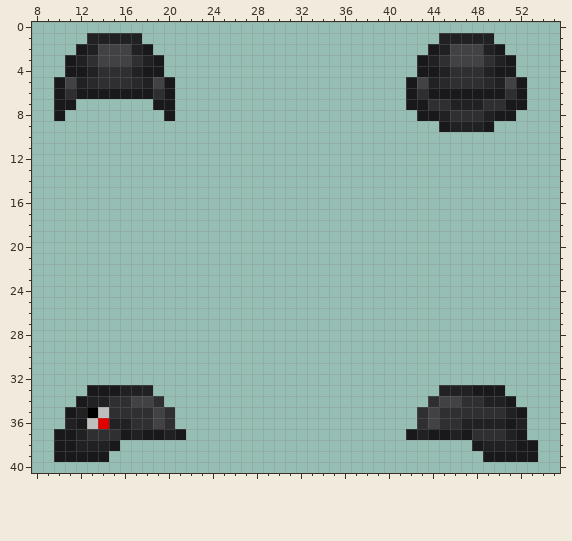
Pixel-art sprite -- Resources/Textures/Fractions/Clothing/German/Head/Helmets/stahlhelm_black.rsi/equipped-HELMET.png. Above: the version before the commit.
The file is 64x64 pixels. Colours within 5 levels of each other are drawn and written as one. Shown: x 8..55, y 0..40. The old version is drawn lined up with the new one.
Now the later version:
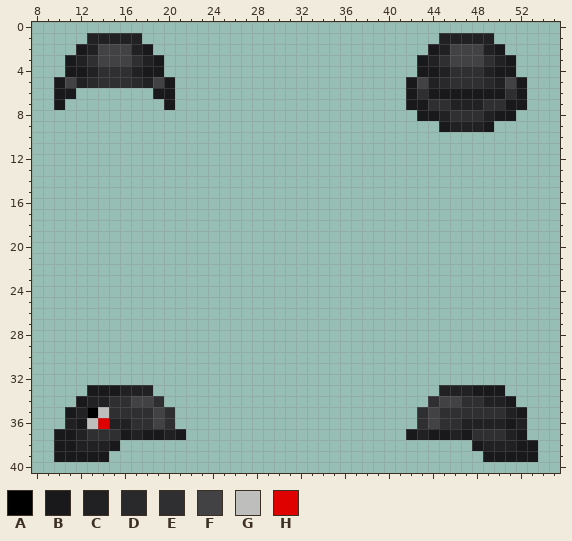
Palette (. is transparent): A #000000  B #19181a  C #212022  D #29282b  E #2f2e31  F #424144  G #bebebd  H #df0000
The exact change:
drawings rearranged on the sheet (the old picture shows each at its new place)
Colour E gives way to colour B in row 6 at x 11 and 19.
The edit erases colour B in row 6 at x 12 to 18; in row 7 at x 11 and 19; in row 8 at x 10 and 20.
Boxes around the changes in both pictures, in picture pixels (x1, y1, x2, y2):
changed: (54, 88, 175, 121)
